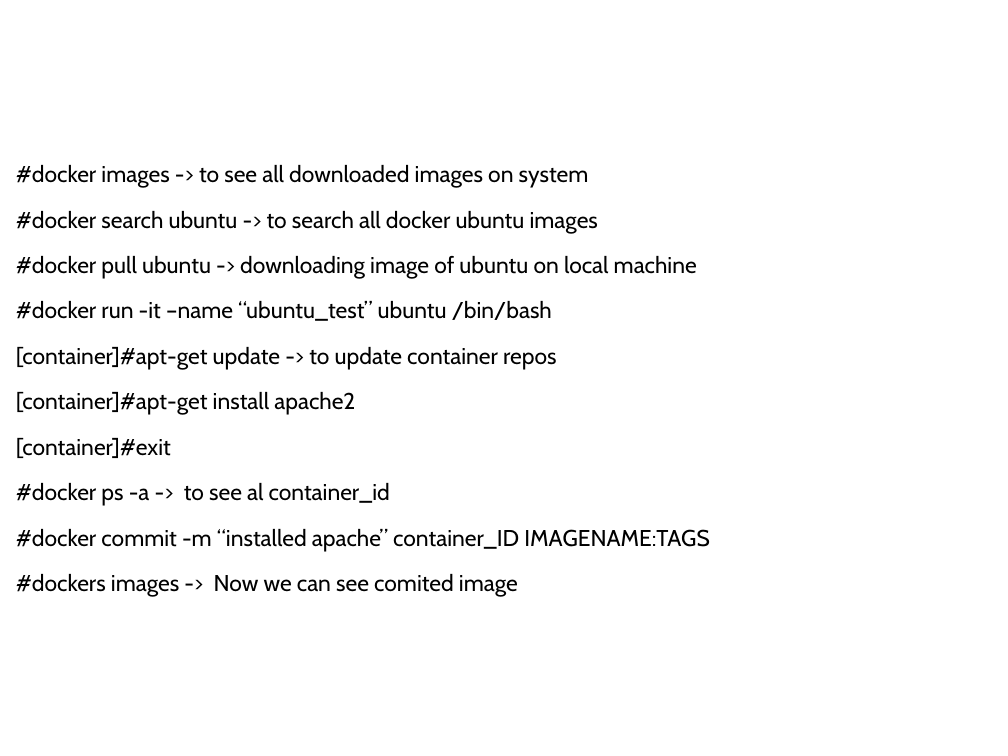
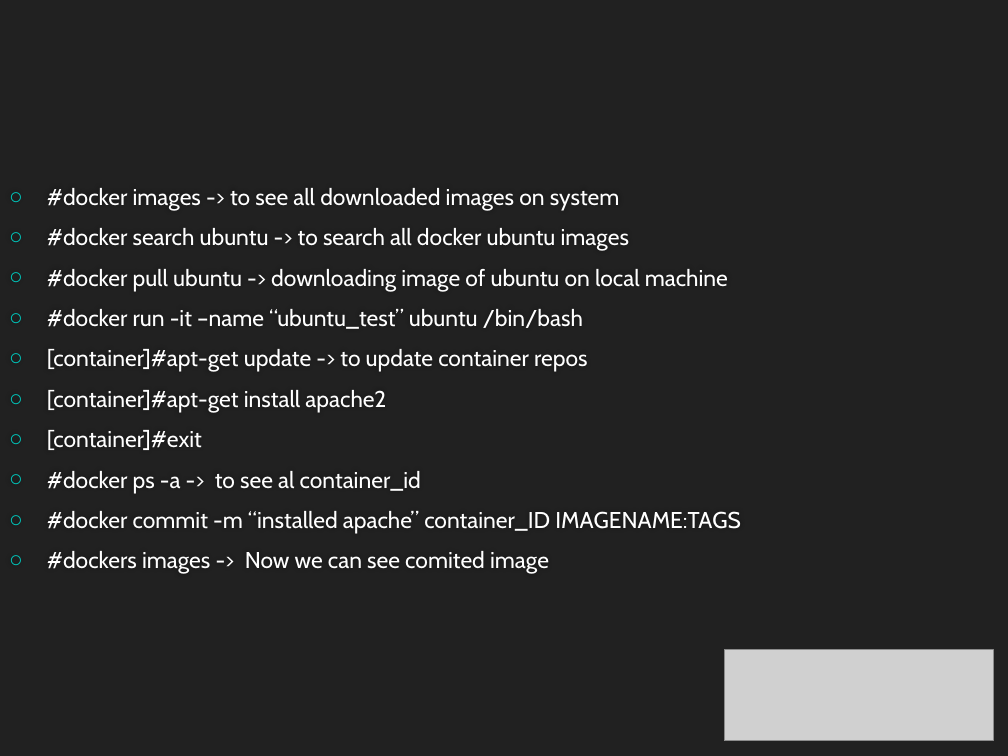
Before and after one commit to hackersdatabase007/mayank, a slide deck: slide 7 of Docker/MY_DOCKERS.pptx (slide 5 before the commit). Drawn at 1008x756 pixels with LibreOffice and Linux fonts; fonts in the diff are those of the drawing; grey boxes stand for pictures. Boxes give left, top, right and bottom in pixels: in the first picture for what was removed or moved away, otherwise in the second. Text is boxed around its words. In the diff, an @@ line names an element or a change of style, - is before the commit and + after.

```diff
--- a/Docker/MY_DOCKERS.pptx
+++ b/Docker/MY_DOCKERS.pptx
@@ background #FFFFFF to #212121 @@
@@ subtitle "#docker images -> to see ...": place and size @@
-subtitle "#docker images -> to see ..." at box(16, 165, 710, 597)
+subtitle "#docker images -> to see ..." at box(47, 188, 741, 574)
@@ subtitle "#docker images -> to see ..." at box(47, 188, 741, 574): text colour #000000 to #FFFFFF, highlight #000000 to none; bullet none to ○; less space between paragraphs @@
@@ picture added at box(724, 649, 994, 741) @@
```
Also in this commit, not shown: 21 other slides changed, 2 slides added, 4 other files.
